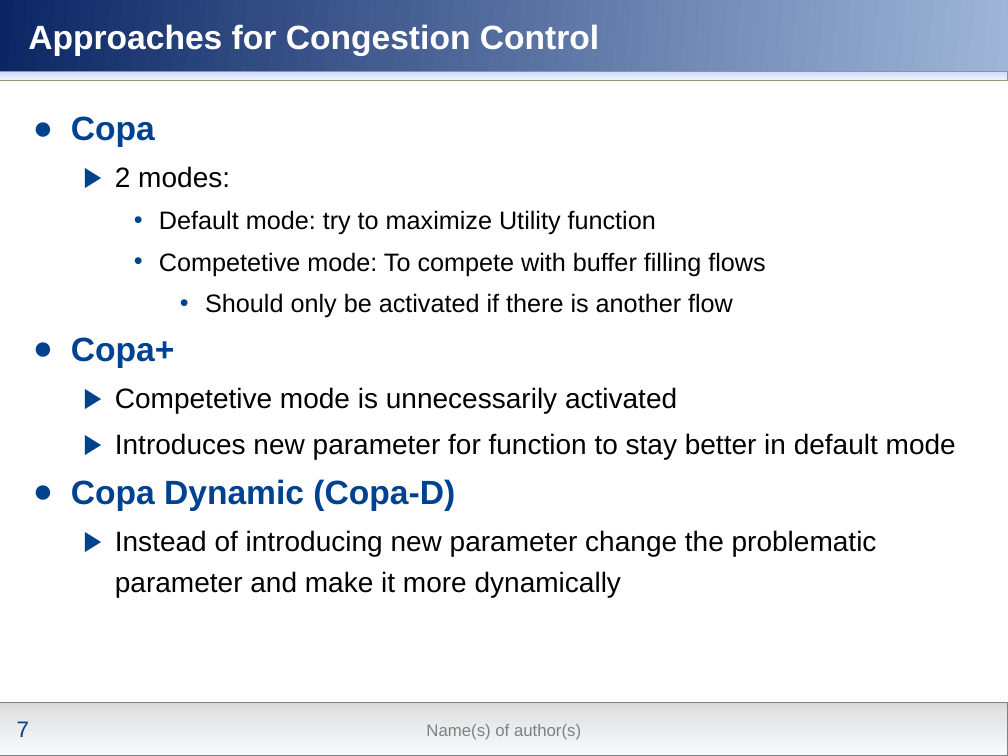
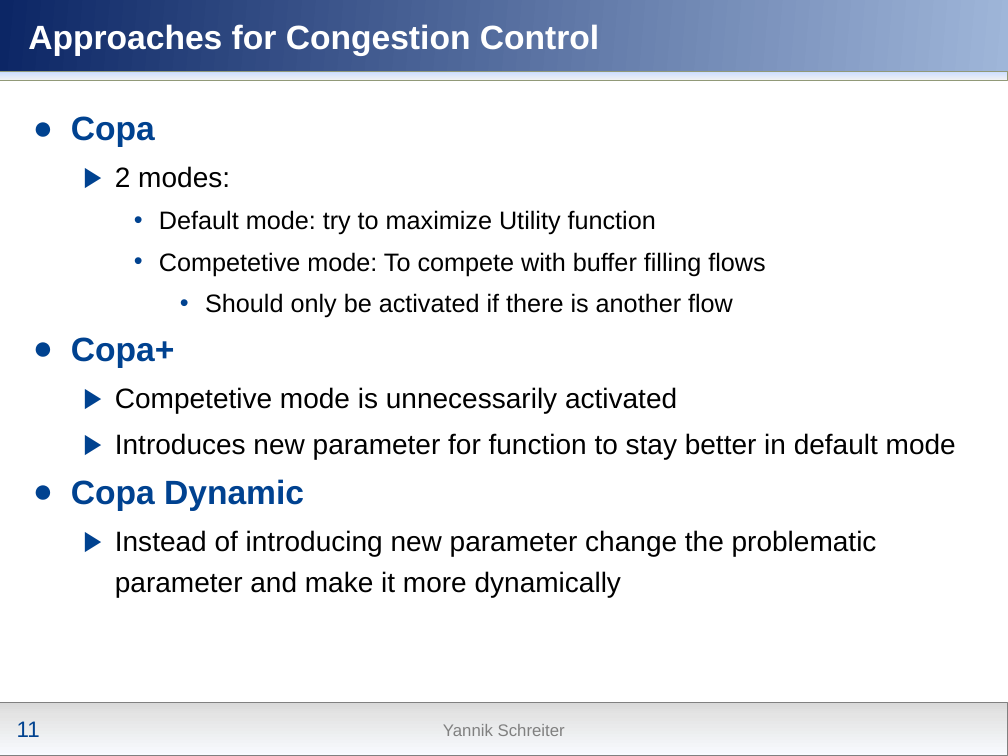
Before and after one commit to nochlachstdu/Seminararbeit, a slide deck: slide 11 of Modern_Congestion_Control.pptx (slide 7 before the commit). Drawn at 1008x756 pixels with LibreOffice and Linux fonts; fonts in the diff are those of the drawing; background and template pictures are left out. Boxes give left, top, right and bottom in pixels: in the first picture for what was removed or moved away, otherwise in the second. Text is boxed around its words. In the diff, an @@ line names an element or a change of style, - is before the commit and + after.

```diff
--- a/Modern_Congestion_Control.pptx
+++ b/Modern_Congestion_Control.pptx
@@ text at (71,479,304,511): text changed @@
-● Copa Dynamic (Copa-D)
+● Copa Dynamic
@@ page number at (17,721,40,737): text changed @@
-7
+11
@@ text at (443,724,565,736): text changed @@
-Name(s) of author(s)
+Yannik Schreiter
```
Also in this commit, not shown: 15 other slides changed, 11 slides added.
